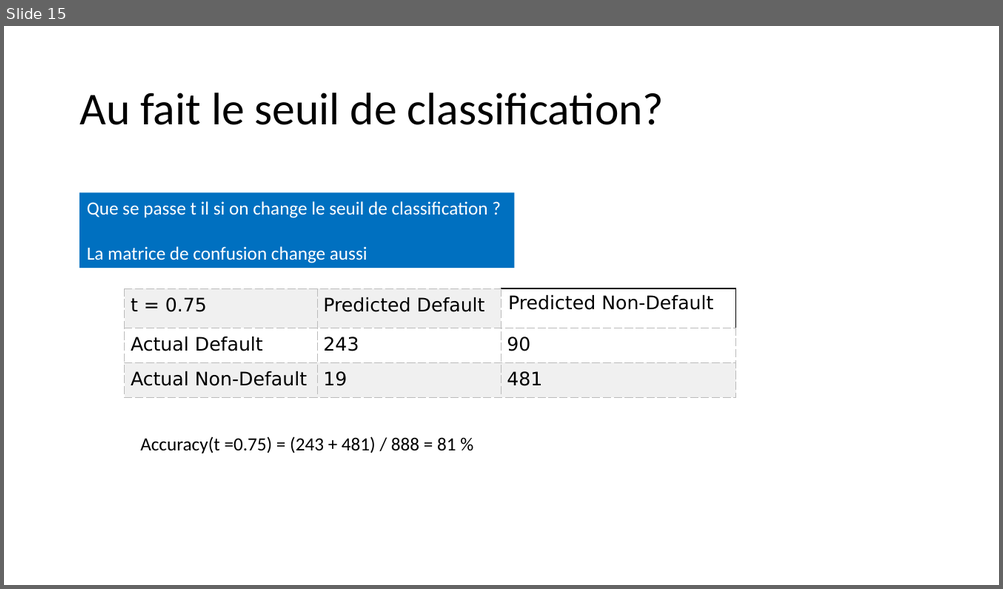
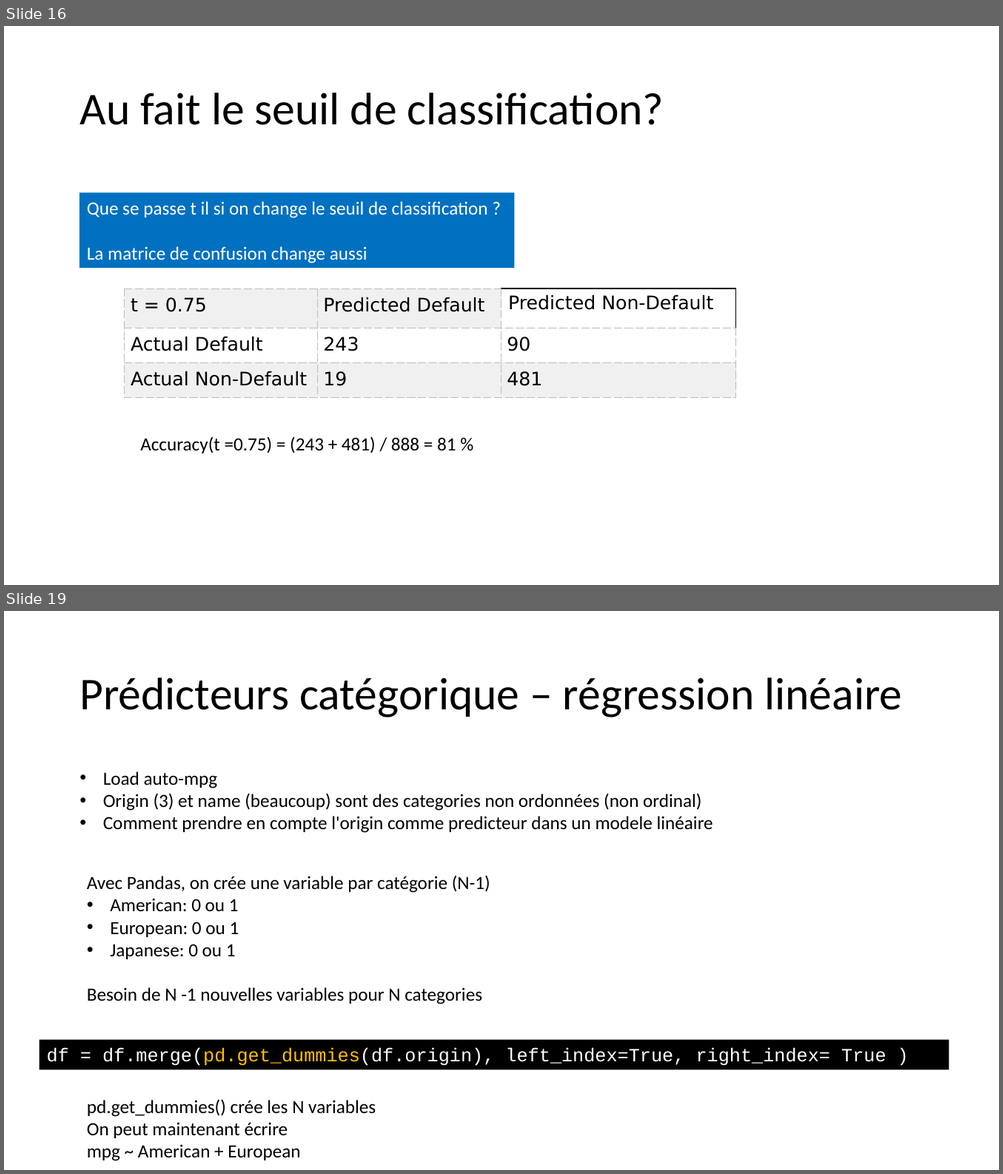
Before and after one commit to alexisperrier/XEmines_DataScience_2020, a slide deck: slides/XEM20_S1D4_Logistic_regression.pptx. Shown one above the other, each under a label of ours: slide 15 before the commit, slides 16 and 19 after it; the slides between them are not shown. The pictures are 1003x589 and 1003x1174 pixels, drawn with LibreOffice and Linux fonts; fonts in the diff are those of the drawing. Boxes give left, top, right and bottom in pixels: in the first picture for what was removed or moved away, otherwise in the second. Text is boxed around its words. In the diff, an @@ line names an element or a change of style, - is before the commit and + after.

```diff
--- a/slides/XEM20_S1D4_Logistic_regression.pptx
+++ b/slides/XEM20_S1D4_Logistic_regression.pptx
@@ slide 19 added at <box>4,611,999,1170</box>, background #FFFFFF @@
@@ title added at <box>79,678,902,718</box>, 44 pt, text #000000 @@
+Prédicteurs catégorique – régression linéaire
@@ text added at <box>103,772,713,833</box>, 18 pt, text #000000 @@
+• Load auto-mpg
+• Origin (3) et name (beaucoup) sont des categories non ordonnées (non ordinal)
+• Comment prendre en compte l'origin comme predicteur dans un modele linéaire
@@ text added at <box>87,875,490,1005</box>, 18 pt, text #000000 @@
+Avec Pandas, on crée une variable par catégorie (N-1)
+• American: 0 ou 1
+• European: 0 ou 1
+• Japanese: 0 ou 1
+Besoin de N -1 nouvelles variables pour N categories
@@ rectangle added at <box>39,1040,948,1070</box>, fill #000000, 18 pt, text #FFFFFF @@
+df = df.merge(pd.get_dummies(df.origin), left_index=True, right_index= True )
@@ text added at <box>87,1099,375,1162</box>, 18 pt, text #000000 @@
+pd.get_dummies() crée les N variables
+On peut maintenant écrire
+mpg ~ American + European
@@ what was slide 15 is now slide 16 @@
```
Also in this commit, not shown: 8 other slides added, 1 slide removed, 3 other files.
